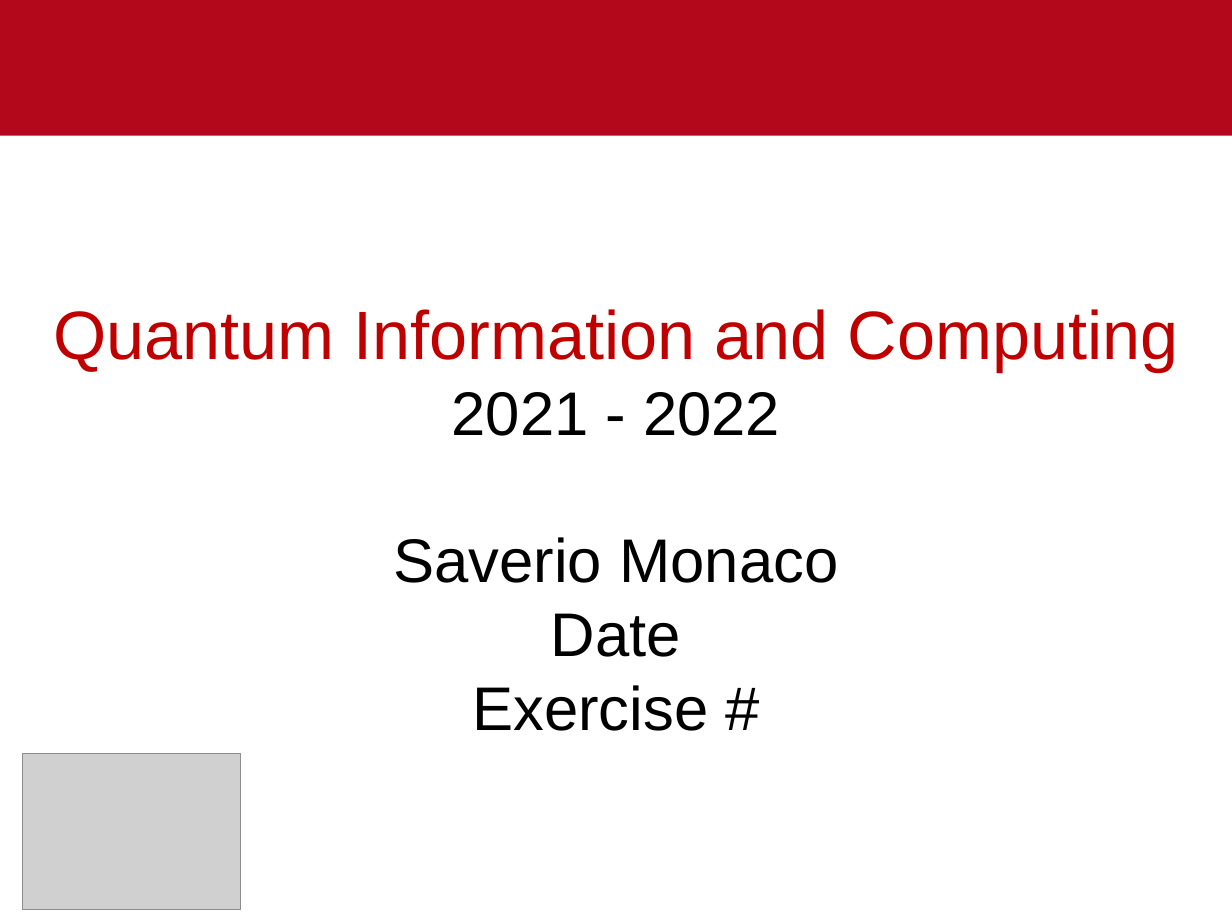
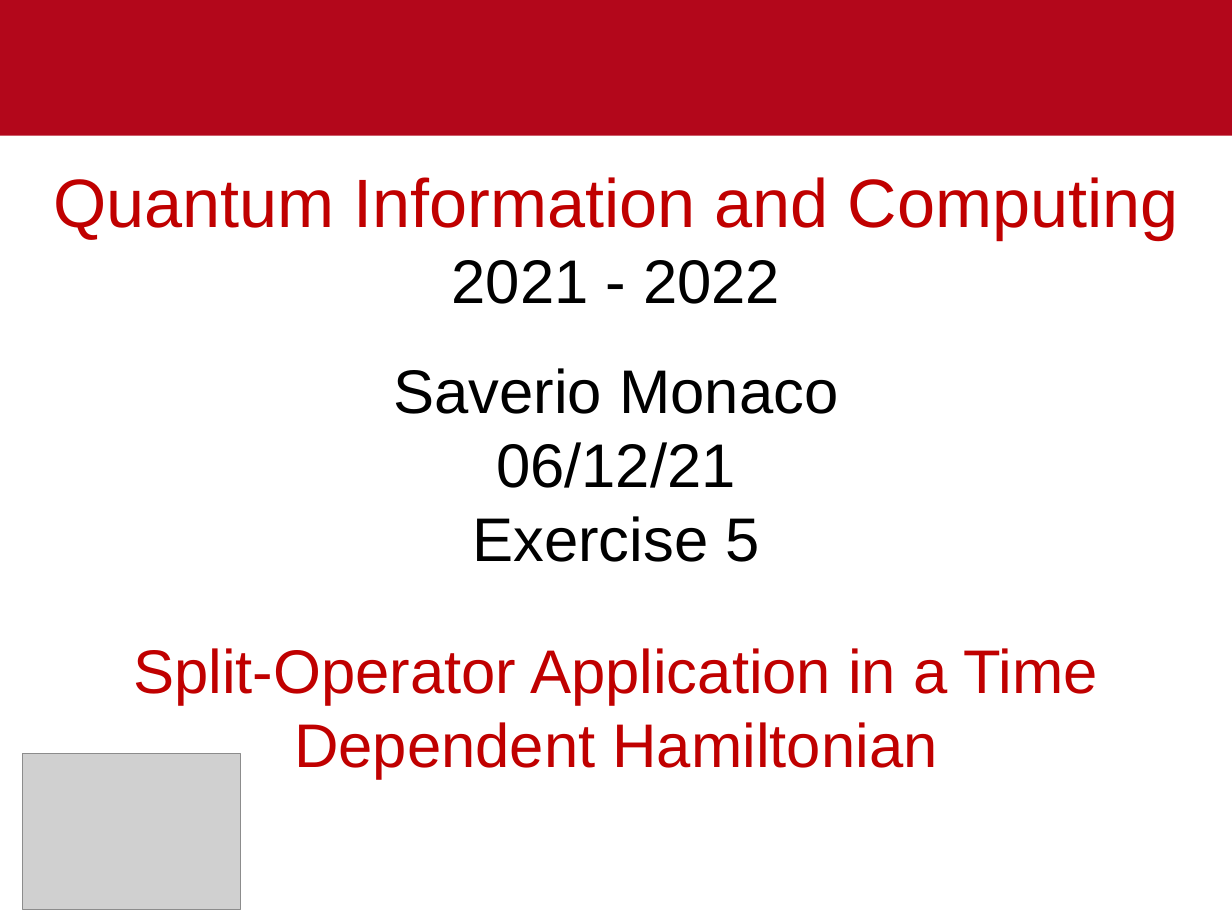
Before and after one commit to SaverioMonaco/QuantumComputingUniPD, a slide deck: slide 1 of 5/Ex5-Monaco-SLIDES.pptx. Drawn at 1232x924 pixels with LibreOffice and Linux fonts; fonts in the diff are those of the drawing; grey boxes stand for pictures; background and template pictures are left out. Boxes give left, top, right and bottom in pixels: in the first picture for what was removed or moved away, otherwise in the second. Text is boxed around its words. In the diff, an @@ line names an element or a change of style, - is before the commit and + after.

```diff
--- a/5/Ex5-Monaco-SLIDES.pptx
+++ b/5/Ex5-Monaco-SLIDES.pptx
@@ text "Quantum Information and Computing": place and size @@
-text "Quantum Information and Computing" at (53, 309, 1179, 731)
+text "Quantum Information and Computing" at (53, 177, 1179, 778)
@@ text at (133, 442, 1099, 778): text changed; text colour #000000 to #C00000 @@
-Date
-Exercise #
+06/12/21
+Exercise 5
+Split-Operator Application in a Time
+Dependent Hamiltonian
```
